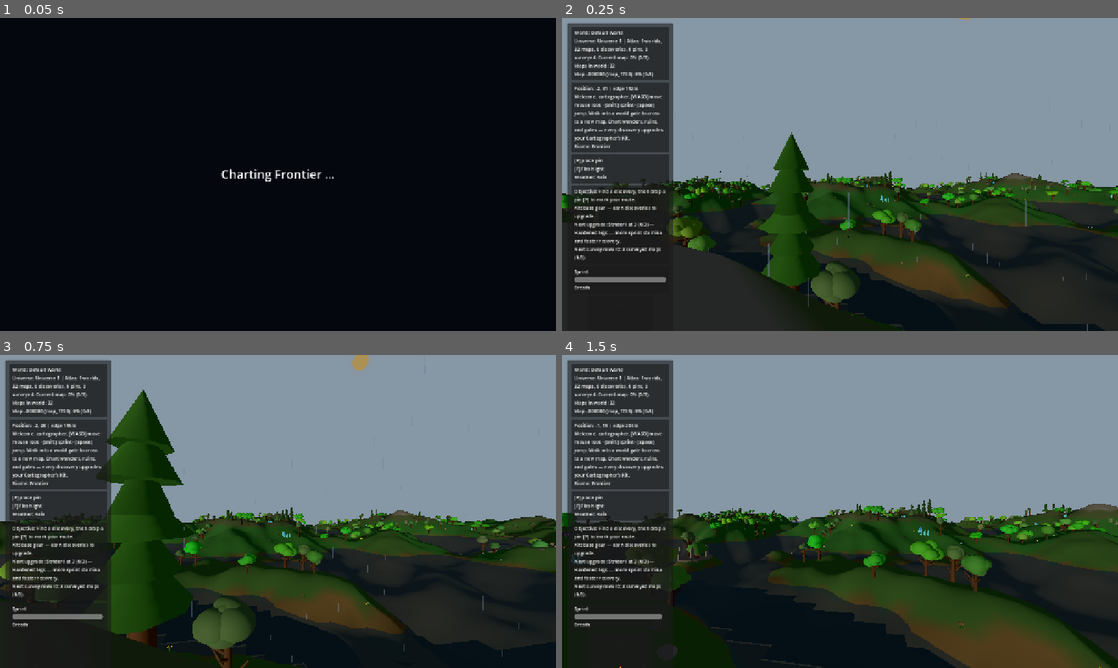
Above: before the commit, frames 1-4 (two rows, left to right).
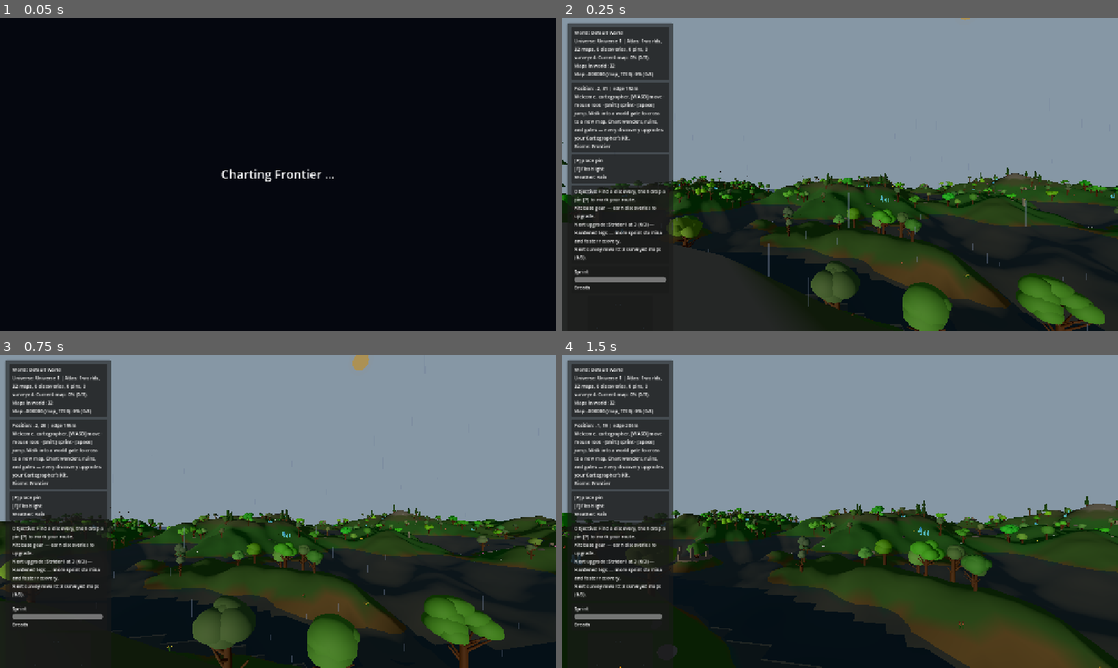
Above: after the commit, the same moments.

Repository: emkey1/Gatewalk
Game: Godot game, scene res://scenes/main.tscn
The game is run twice, just before and just after one commit, with the same random seed, the same clock (stepped at 60 frames per second) and the same inputs.
Inputs (mouse positions are in pixels of both pictures, inside the frame that each line leads up to):
- Up to frame 1 (0.05 s): no input
- Up to frame 2 (0.25 s): no input
- Up to frame 3 (0.75 s): tap Enter at 0.5 s; move the mouse to (305, 511) at 0.52 s; hold W (move_forward) from 0.53 s (still down); hold Shift (sprint) from 0.53 s (still down)
- Up to frame 4 (1.5 s): keep holding W (move_forward); tap Space (jump) at 0.77, 1.07 s; move the mouse to (812, 511) at 1.27 s; release Shift (sprint) at 1.28 s; tap E at 1.35 s

Frame 1 is identical in both runs. In frame 2, 6.9% of the frame differs, in the area x 0-100%, y 36-100%; in frame 3, 12%, in the area x 2-100%, y 10-100%; in frame 4, 2.2%.

Commit message:
Add procedural landmarks: ancient monuments + odd relics
Sparse, hand-of-history oddities scattered across the land maps (normal/arctic/floating). Four procedurally-seeded archetypes, each a little different every time:

- Leaning monolith with tumbled base rubble
- Ruined freestanding arch (one post often collapsed, lintel sometimes survives)
- Balanced cairn of rounded stones
- Half-buried alien relic, faceted or orb, faintly glowing (shadowless omni light)

Landscape-adjusted: each is grounded to the lowest terrain under a 2m footprint (small embed) so posts sit on slopes instead of floating, and steep/lumpy/underwater/near-river/near-spawn spots are rejected. Solid archetypes get authored StaticBody colliders; positions feed the tree exclusion so trees keep an 11m clearing around them.

Verified: deterministic (same seed -> identical placement), grounded (dy -0.16..-1.46m, no float), exclusion complete (0 missing); VALIDATION OK, INTEGRATION OK.

Co-Authored-By: Claude Opus 4.8 <noreply@anthropic.com>

Diff:
--- a/scripts/Main.gd
+++ b/scripts/Main.gd
@@ -10,6 +10,7 @@
 const RockFactory = preload("res://scripts/factories/RockFactory.gd")
 const CrystalFactory = preload("res://scripts/factories/CrystalFactory.gd")
 const RuinFactory = preload("res://scripts/factories/RuinFactory.gd")
+const LandmarkFactory = preload("res://scripts/factories/LandmarkFactory.gd")
 const FlowerFactory = preload("res://scripts/factories/FlowerFactory.gd")
 const CreatureFactory = preload("res://scripts/factories/CreatureFactory.gd")
 const WeatherFactory = preload("res://scripts/factories/WeatherFactory.gd")
@@ -3995,6 +3996,7 @@
 			await get_tree().process_frame
 		elif _is_current_map_arctic():
 			_spawn_wonders()
+			_scatter_landmarks()
 			await get_tree().process_frame
 			_scatter_arctic_trees()
 			await get_tree().process_frame
@@ -4017,6 +4019,7 @@
 			await get_tree().process_frame
 		elif _is_current_map_floating_island():
 			_spawn_wonders()
+			_scatter_landmarks()
 			await get_tree().process_frame
 			_scatter_trees()
 			await get_tree().process_frame
@@ -4028,6 +4031,7 @@
 			await get_tree().process_frame
 		else:
 			_spawn_wonders()
+			_scatter_landmarks()
 			await get_tree().process_frame
 			_scatter_trees()
 			await get_tree().process_frame
@@ -4358,6 +4362,9 @@
 	if map_context != null and not _is_current_map_gate_room() and not _is_current_map_map_nexus():
 		for gate_pos in GateFactory.predict_gate_positions(map_context):
 			out.append(Vector3(gate_pos.x, 0.0, gate_pos.z))
+	# Landmarks are scattered before trees, so their recorded centers keep trees clear.
+	for lp in _landmark_positions:
+		out.append(Vector3(lp.x, 0.0, lp.z))
 	return out
 
 
@@ -4374,6 +4381,11 @@
 func _scatter_ruins() -> void:
 	_begin_generation_channel("ruins")
 	RuinFactory.scatter_ruins(generated_root, world_seed, density_level, map_context)
+
+
+func _scatter_landmarks() -> void:
+	_begin_generation_channel("landmarks")
+	_landmark_positions = LandmarkFactory.scatter_landmarks(generated_root, world_seed, density_level, map_context)
 
 
 func _scatter_flowers() -> void:
@@ -4465,6 +4477,7 @@
 
 
 var _wonder_positions: Array = []
+var _landmark_positions: Array = []
 
 
 func _gate_positions_to_wonders() -> void:
--- /dev/null
+++ b/scripts/factories/LandmarkFactory.gd
@@ -0,0 +1,292 @@
+extends RefCounted
+class_name LandmarkFactory
+
+const MapContext = preload("res://scripts/core/MapContext.gd")
+
+# Sparse, procedurally-varied landscape oddities — ancient monuments and strange
+# relics that turn up here and there to make the world feel old and lived-in.
+# Each landmark is seeded individually (so no two are quite alike) and grounded to
+# the lowest terrain under its footprint, so it sits on slopes instead of floating.
+
+const LANDMARK_COUNT_BASE: int = 6
+
+const KIND_MONOLITH: int = 0
+const KIND_ARCH: int = 1
+const KIND_CAIRN: int = 2
+const KIND_RELIC: int = 3
+
+# Footprint radius used both to ground a landmark and to reject too-lumpy spots.
+const FOOTPRINT: float = 2.0
+
+
+# Scatters landmarks under `parent` and returns their world-space XZ centers
+# (y = 0) so callers can keep trees and other scatter clear of them.
+static func scatter_landmarks(parent: Node3D, world_seed: int, density_level: int, context: MapContext) -> Array:
+	return _scatter_internal(
+		parent,
+		world_seed,
+		density_level,
+		context.water_level,
+		Callable(context, "height_at_world"),
+		Callable(context, "river_distance"),
+		context.world_half_size() * 0.85
+	)
+
+
+static func _scatter_internal(parent: Node3D, world_seed: int, density_level: int, water_level: float, height_fn: Callable, river_fn: Callable, half: float) -> Array:
+	var rng := StableRng.new(StableRng.mix_string(world_seed, "landmarks"))
+	var count: int = int(float(LANDMARK_COUNT_BASE) * _density_mult(density_level))
+
+	var root := Node3D.new()
+	root.name = "Landmarks"
+	parent.add_child(root)
+
+	var positions: Array = []
+	var placed: int = 0
+	var attempts: int = 0
+	while placed < count and attempts < count * 12:
+		attempts += 1
+		var x: float = rng.randf_range(-half, half)
+		var z: float = rng.randf_range(-half, half)
+		var surf: float = float(height_fn.call(x, z))
+		# Dry, open ground: above water, away from spawn, clear of the river.
+		if surf < water_level + 1.0:
+			continue
+		if Vector2(x, z).length() < 40.0:
+			continue
+		if float(river_fn.call(x, z)) < 8.0:
+			continue
+		var ground: float = _ground_y(x, z, height_fn)
+		if surf - ground > 2.2:
+			continue  # too steep/lumpy to seat a monument here
+
+		var landmark: Node3D = _build_landmark(_pick_kind(rng), rng.next_u32())
+		landmark.position = Vector3(x, ground, z)
+		landmark.rotation_degrees.y = rng.randf_range(0.0, 360.0)
+		root.add_child(landmark)
+		positions.append(Vector3(x, 0.0, z))
+		placed += 1
+
+	return positions
+
+
+static func _density_mult(level: int) -> float:
+	match level:
+		0:
+			return 0.4
+		1:
+			return 0.7
+		_:
+			return 1.0
+
+
+# Lowest terrain under the footprint (with a small embed) so posts/bases sit on
+# the ground rather than hovering above it on a slope.
+static func _ground_y(x: float, z: float, height_fn: Callable) -> float:
+	var lo: float = float(height_fn.call(x, z))
+	for i in range(6):
+		var a: float = TAU * float(i) / 6.0
+		lo = minf(lo, float(height_fn.call(x + cos(a) * FOOTPRINT, z + sin(a) * FOOTPRINT)))
+	return lo - 0.15
+
+
+static func _pick_kind(rng: StableRng) -> int:
+	var r: float = rng.randf()
+	if r < 0.30:
+		return KIND_MONOLITH
+	if r < 0.55:
+		return KIND_ARCH
+	if r < 0.82:
+		return KIND_CAIRN
+	return KIND_RELIC
+
+
+static func _build_landmark(kind: int, seed: int) -> Node3D:
+	match kind:
+		KIND_ARCH:
+			return _build_arch(seed)
+		KIND_CAIRN:
+			return _build_cairn(seed)
+		KIND_RELIC:
+			return _build_relic(seed)
+		_:
+			return _build_monolith(seed)
+
+
+# Weathered grey stone with a touch of per-instance tone + moss variation.
+static func _stone_material(rng: StableRng) -> StandardMaterial3D:
+	var mat := StandardMaterial3D.new()
+	var tone: float = rng.randf_range(0.34, 0.50)
+	var moss: float = rng.randf_range(0.0, 0.12)
+	mat.albedo_color = Color(tone, tone + moss, tone * 0.92)
+	mat.roughness = rng.randf_range(0.85, 1.0)
+	return mat
+
+
+# A solid box mesh under a StaticBody so the player collides with it (and the
+# engine's loose-mesh auto-collision leaves it alone).
+static func _solid_box(parent: Node3D, size: Vector3, mat: Material, local_pos: Vector3, rot: Vector3) -> void:
+	var body := StaticBody3D.new()
+	body.position = local_pos
+	body.rotation_degrees = rot
+	var mi := MeshInstance3D.new()
+	var box := BoxMesh.new()
+	box.size = size
+	mi.mesh = box
+	mi.material_override = mat
+	mi.position.y = size.y * 0.5
+	body.add_child(mi)
+	var cs := CollisionShape3D.new()
+	var shape := BoxShape3D.new()
+	shape.size = size
+	cs.shape = shape
+	cs.position.y = size.y * 0.5
+	body.add_child(cs)
+	parent.add_child(body)
+
+
+# A tall leaning standing stone with a little tumbled rubble at its base.
+static func _build_monolith(seed: int) -> Node3D:
+	var rng := StableRng.new(seed)
+	var root := Node3D.new()
+	root.name = "Monolith"
+	var mat := _stone_material(rng)
+
+	var h: float = rng.randf_range(3.2, 6.5)
+	var w: float = rng.randf_range(0.7, 1.4)
+	var d: float = rng.randf_range(0.45, 0.9)
+	var lean: float = rng.randf_range(-10.0, 10.0)
+	_solid_box(root, Vector3(w, h, d), mat, Vector3.ZERO, Vector3(lean * 0.4, rng.randf_range(0.0, 360.0), lean))
+
+	for i in range(rng.randi_range(2, 4)):
+		var stone := MeshInstance3D.new()
+		var sm := BoxMesh.new()
+		var s: float = rng.randf_range(0.3, 0.7)
+		sm.size = Vector3(s, s * rng.randf_range(0.5, 0.9), s)
+		stone.mesh = sm
+		stone.material_override = mat
+		var ang: float = rng.randf_range(0.0, TAU)
+		var rad: float = rng.randf_range(0.7, 1.3)
+		stone.position = Vector3(cos(ang) * rad, sm.size.y * 0.4, sin(ang) * rad)
+		stone.rotation_degrees = Vector3(rng.randf_range(-20.0, 20.0), rng.randf_range(0.0, 360.0), rng.randf_range(-20.0, 20.0))
+		root.add_child(stone)
+	return root
+
+
+# A ruined freestanding archway: two posts (one often broken short) and, usually,
+# a tilted lintel still bridging the top.
+static func _build_arch(seed: int) -> Node3D:
+	var rng := StableRng.new(seed)
+	var root := Node3D.new()
+	root.name = "RuinedArch"
+	var mat := _stone_material(rng)
+
+	var span: float = rng.randf_range(2.4, 4.0)
+	var post_h: float = rng.randf_range(2.6, 4.4)
+	var post_w: float = rng.randf_range(0.5, 0.8)
+	# One side may have collapsed to a stump.
+	var left_h: float = post_h * rng.randf_range(0.55, 1.0)
+
+	_solid_box(root, Vector3(post_w, left_h, post_w * rng.randf_range(0.9, 1.2)), mat,
+		Vector3(-span * 0.5, 0.0, 0.0), Vector3(rng.randf_range(-4.0, 4.0), 0.0, rng.randf_range(-4.0, 4.0)))
+	_solid_box(root, Vector3(post_w, post_h, post_w * rng.randf_range(0.9, 1.2)), mat,
+		Vector3(span * 0.5, 0.0, 0.0), Vector3(rng.randf_range(-4.0, 4.0), 0.0, rng.randf_range(-4.0, 4.0)))
+
+	# Lintel survives only if the broken post is still tallish.
+	if left_h > post_h * 0.78 and rng.randf() < 0.7:
+		var lintel := MeshInstance3D.new()
+		var lm := BoxMesh.new()
+		lm.size = Vector3(span * rng.randf_range(0.85, 1.15), post_w * 0.9, post_w * 1.1)
+		lintel.mesh = lm
+		lintel.material_override = mat
+		lintel.position = Vector3(rng.randf_range(-0.3, 0.3), min(left_h, post_h) - post_w * 0.45, 0.0)
+		lintel.rotation_degrees = Vector3(0.0, 0.0, rng.randf_range(-10.0, 10.0))
+		root.add_child(lintel)
+	return root
+
+
+# A balanced pile of rounded stones, shrinking toward the top.
+static func _build_cairn(seed: int) -> Node3D:
+	var rng := StableRng.new(seed)
+	var root := Node3D.new()
+	root.name = "Cairn"
+	var mat := _stone_material(rng)
+
+	var n: int = rng.randi_range(4, 7)
+	var y: float = 0.0
+	var r: float = rng.randf_range(0.5, 0.8)
+	for i in range(n):
+		var stone := MeshInstance3D.new()
+		var sm := SphereMesh.new()
+		sm.radius = r
+		sm.height = r * rng.randf_range(1.4, 1.9)
+		stone.mesh = sm
+		stone.material_override = mat
+		stone.position = Vector3(rng.randf_range(-0.12, 0.12), y + sm.height * 0.4, rng.randf_range(-0.12, 0.12))
+		stone.scale = Vector3(1.0, rng.randf_range(0.7, 0.95), 1.0)
+		stone.rotation_degrees.y = rng.randf_range(0.0, 360.0)
+		root.add_child(stone)
+		y += sm.height * 0.55
+		r *= rng.randf_range(0.72, 0.86)
+	return root
+
+
+# A strange, half-buried geometric relic — polished, alien, faintly humming with
+# light. The odd thing you stumble on and wonder who left it.
+static func _build_relic(seed: int) -> Node3D:
+	var rng := StableRng.new(seed)
+	var root := Node3D.new()
+	root.name = "BuriedRelic"
+
+	var glow := Color.from_hsv(rng.randf(), 0.55, 0.95)
+	var mat := StandardMaterial3D.new()
+	mat.albedo_color = Color(0.12, 0.13, 0.16)
+	mat.metallic = 0.6
+	mat.roughness = 0.25
+	mat.emission_enabled = true
+	mat.emission = glow
+	mat.emission_energy_multiplier = rng.randf_range(0.6, 1.4)
+
+	var size: float = rng.randf_range(1.6, 2.8)
+	var is_shard: bool = rng.randf() < 0.5
+	var mesh: Mesh
+	var top_h: float
+	if is_shard:
+		var pm := PrismMesh.new()
+		top_h = size * rng.randf_range(1.3, 1.9)
+		pm.size = Vector3(size, top_h, size)
+		mesh = pm
+	else:
+		var sm := SphereMesh.new()
+		top_h = size
+		sm.radius = size * 0.5
+		sm.height = size
+		mesh = sm
+	var sink: float = top_h * rng.randf_range(0.35, 0.6)
+	var tilt := Vector3(rng.randf_range(-25.0, 25.0), rng.randf_range(0.0, 360.0), rng.randf_range(-25.0, 25.0))
+
+	var body := StaticBody3D.new()
+	var mi := MeshInstance3D.new()
+	mi.mesh = mesh
+	mi.material_override = mat
+	mi.position.y = top_h * 0.5 - sink
+	mi.rotation_degrees = tilt
+	body.add_child(mi)
+	var cs := CollisionShape3D.new()
+	var shape := BoxShape3D.new()
+	shape.size = Vector3(size, top_h, size)
+	cs.shape = shape
+	cs.position.y = top_h * 0.5 - sink
+	cs.rotation_degrees = tilt
+	body.add_child(cs)
+	root.add_child(body)
+
+	# Cheap, shadowless glow so it casts a little colored light on the ground at night.
+	var light := OmniLight3D.new()
+	light.light_color = glow
+	light.light_energy = rng.randf_range(0.6, 1.2)
+	light.omni_range = size * 2.6
+	light.shadow_enabled = false
+	light.position.y = maxf(0.4, top_h * 0.4 - sink + 0.3)
+	root.add_child(light)
+	return root
